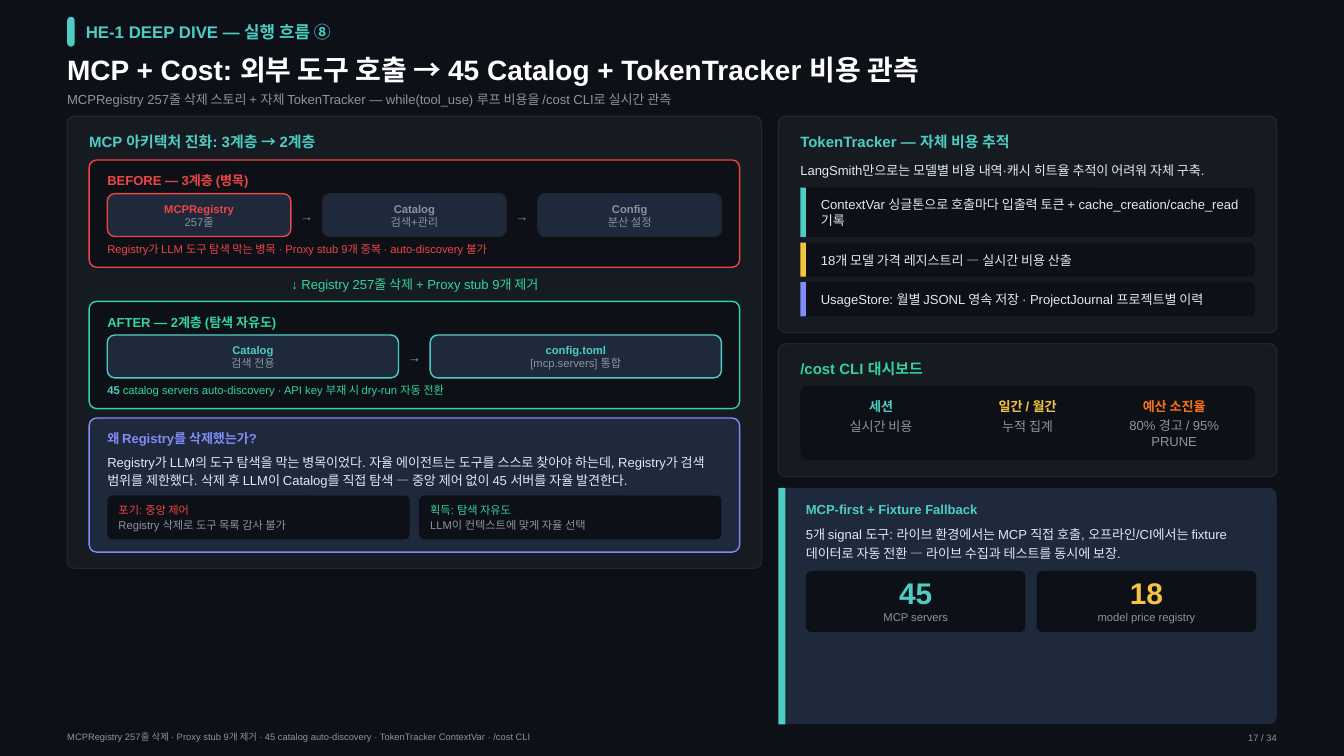
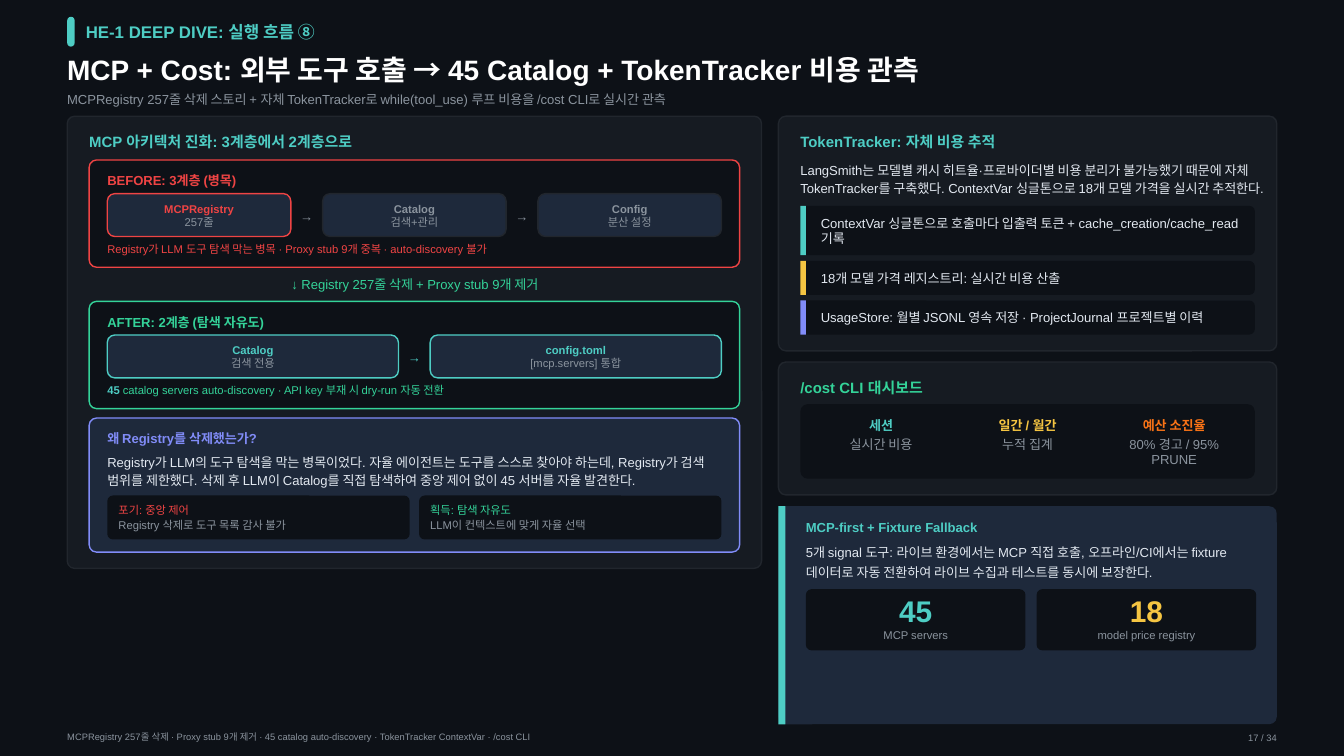
Before and after one commit to mangowhoiscloud/portfolio, a slide deck: slide 17 of geode/versions/v6/GEODE-Portfolio-v030.pptx. Drawn at 1344x756 pixels with LibreOffice and Linux fonts; fonts in the diff are those of the drawing. Boxes give left, top, right and bottom in pixels: in the first picture for what was removed or moved away, otherwise in the second. Text is boxed around its words. In the diff, an @@ line names an element or a change of style, - is before the commit and + after.

```diff
--- a/geode/versions/v6/GEODE-Portfolio-v030.pptx
+++ b/geode/versions/v6/GEODE-Portfolio-v030.pptx
@@ text at (86,23,315,40): text changed @@
-HE-1 DEEP DIVE — 실행 흐름 ⑧
+HE-1 DEEP DIVE: 실행 흐름 ⑧
@@ text at (67,93,666,107): text changed @@
-MCPRegistry 257줄 삭제 스토리 + 자체 TokenTracker — while(tool_use) 루프 비용을 /cost CLI로 실시간 관측
+MCPRegistry 257줄 삭제 스토리 + 자체 TokenTracker로 while(tool_use) 루프 비용을 /cost CLI로 실시간 관측
@@ rounded rectangle at (778,116,1277,351): proportions changed @@
@@ rounded rectangle: place and size @@
-rounded rectangle at (778,116,1277,332)
+rounded rectangle at (778,116,1277,351)
@@ text at (89,134,352,149): text changed @@
-MCP 아키텍처 진화: 3계층 → 2계층
+MCP 아키텍처 진화: 3계층에서 2계층으로
@@ text at (800,134,996,149): text changed @@
-TokenTracker — 자체 비용 추적
+TokenTracker: 자체 비용 추적
@@ text at (107,175,237,189): text changed @@
-BEFORE — 3계층 (병목)
+BEFORE: 3계층 (병목)
@@ text at (800,164,1263,194): text changed @@
-LangSmith만으로는 모델별 비용 내역·캐시 히트율 추적이 어려워 자체 구축.
+LangSmith는 모델별 캐시 히트율·프로바이더별 비용 분리가 불가능했기 때문에 자체 TokenTracker를 구축했다. ContextVar 싱글톤으로 18개 모델 가격을 실시간 추적한다.
@@ 11 texts, 7 rounded rectangles, 3 lines: place and size @@
-11 texts, 7 rounded rectangles, 3 lines at (778,188,1277,632)
+11 texts, 7 rounded rectangles, 3 lines at (778,206,1277,649)
@@ text at (821,272,1060,284): text changed @@
-18개 모델 가격 레지스트리 — 실시간 비용 산출
+18개 모델 가격 레지스트리: 실시간 비용 산출
@@ text at (107,316,264,330): text changed @@
-AFTER — 2계층 (탐색 자유도)
+AFTER: 2계층 (탐색 자유도)
@@ text at (107,456,705,488): text changed @@
-Registry가 LLM의 도구 탐색을 막는 병목이었다. 자율 에이전트는 도구를 스스로 찾아야 하는데, Registry가 검색 범위를 제한했다. 삭제 후 LLM이 Catalog를 직접 탐색 — 중앙 제어 없이 45 서버를 자율 발견한다.
+Registry가 LLM의 도구 탐색을 막는 병목이었다. 자율 에이전트는 도구를 스스로 찾아야 하는데, Registry가 검색 범위를 제한했다. 삭제 후 LLM이 Catalog를 직접 탐색하여 중앙 제어 없이 45 서버를 자율 발견한다.
@@ rounded rectangle: place and size @@
-rounded rectangle at (778,488,1277,724)
+rounded rectangle at (778,507,1277,724)
@@ rounded rectangle at (778,507,1277,724): proportions changed @@
@@ line moved from (782, 488) - (782, 724) to (782, 507) - (782, 724) @@
@@ text at (806,546,1227,578): text changed @@
-5개 signal 도구: 라이브 환경에서는 MCP 직접 호출, 오프라인/CI에서는 fixture 데이터로 자동 전환 — 라이브 수집과 테스트를 동시에 보장.
+5개 signal 도구: 라이브 환경에서는 MCP 직접 호출, 오프라인/CI에서는 fixture 데이터로 자동 전환하여 라이브 수집과 테스트를 동시에 보장한다.
@@ 3 texts: place and size @@
-3 texts at (821,198,1239,605)
+3 texts at (821,217,1239,623)
```
Also in this commit, not shown: 33 other slides changed, 35 other files.
